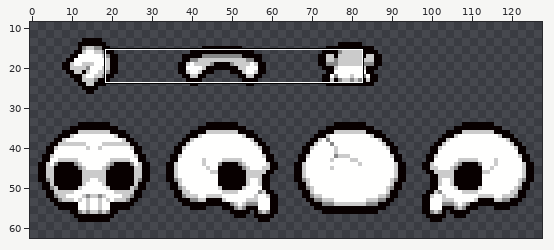
File history of a sprite sheet, resources/gfx/monsters/repentance/239.100_corpse_eater_rider_corpse.png. Above: a wide view before the commit, with the close-up outlined.
Close-up. Before:
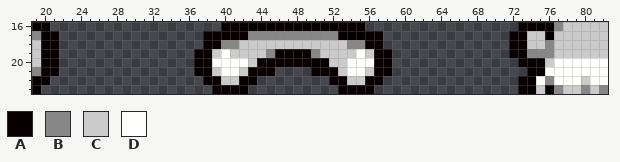
The file is 128x64 pixels. Shown: x 19..82, y 16..23. The wide view leaves out empty margins.
Palette (. is transparent): A #080000  B #878787  C #cbcbcb  D #fffffe
Pixels before, first column x 19:
16 AA...................AAAAAAAAAAAAAAAA.................AAAABCCCCC
17 BAA................AAAAABBBBBBBBBBAAAAA..............AACCACCCCCC
18 CAA................AABBCCCCCCCCCCCCBBAA..............AACCBCCCCCC
19 CAA...............AACDCCCCBAAAABCCCCDCAA.............AABBBCCCCCC
20 CAA...............AADDDDCAAAAAAAACCDDDAA..............AAACDDDDDD
21 BAA...............AACDDCAAA....AAACDDCAA...............AADDDDDDD
22 AA.................AACCAA........AACCAA...............AADBDDDCDD
23 A...................AAAA..........AAAA................AACABCCBCB
And afterwards:
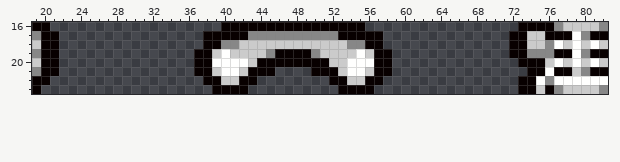
The commit says: boney riders now have their new body type
Change:
{"y":16,"x":82,"old":"C","new":"B"}
{"y":17,"x":77,"old":"CCCCCC","new":"AADBAA"}
{"y":18,"x":77,"old":"C","new":"D"}
{"y":18,"x":79,"old":"C","new":"D"}
{"y":18,"x":81,"old":"C","new":"D"}
{"y":19,"x":19,"old":"C","new":"B"}
{"y":19,"x":77,"old":"CCCCCC","new":"AADBAA"}
{"y":20,"x":78,"old":"D","new":"C"}
{"y":20,"x":80,"old":"D","new":"C"}
{"y":20,"x":82,"old":"D","new":"C"}
{"y":21,"x":77,"old":"DDDDDD","new":"AACBAA"}
{"y":22,"x":80,"old":"C","new":"D"}
{"y":23,"x":80,"old":"B","new":"C"}
